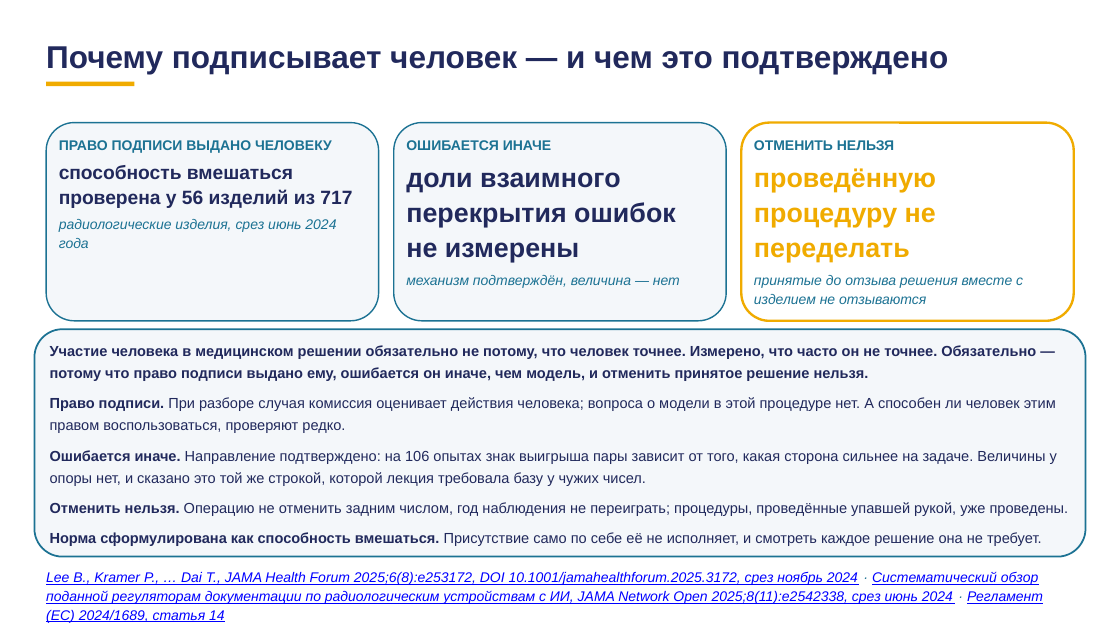
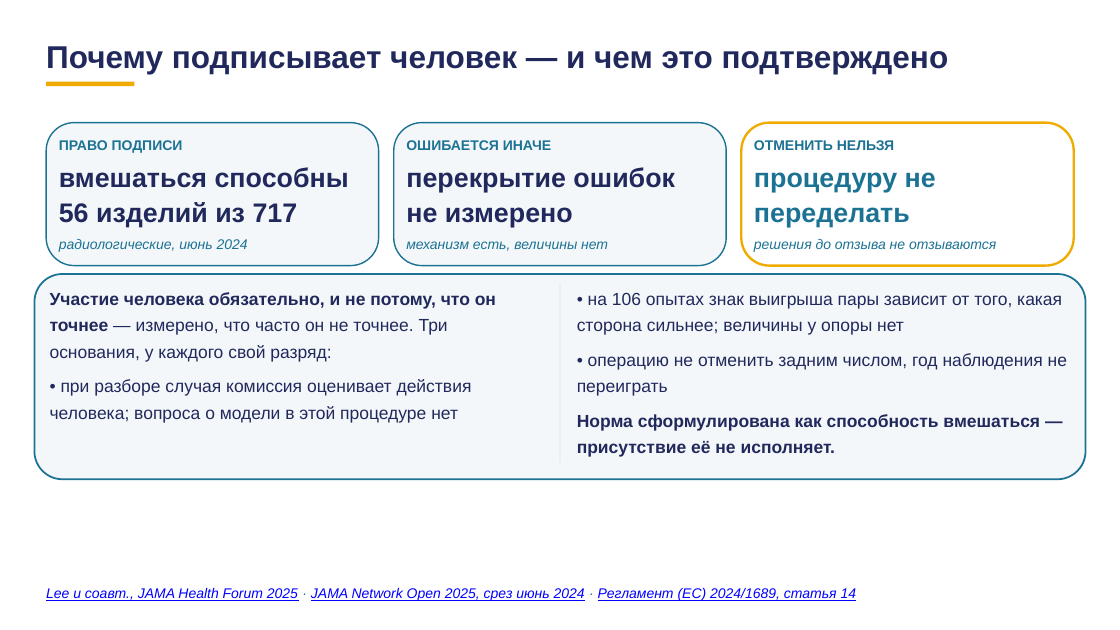
Before and after one commit to tellina-study/AI-usage-lessons, a slide deck: slide 99 of library/lectures/lec-07/rework/deck/lec-07-karkas.pptx (slide 100 before the commit). Drawn at 1120x630 pixels with LibreOffice and Linux fonts; fonts in the diff are those of the drawing. Boxes give left, top, right and bottom in pixels: in the first picture for what was removed or moved away, otherwise in the second. Text is boxed around its words. In the diff, an @@ line names an element or a change of style, - is before the commit and + after.

```diff
--- a/library/lectures/lec-07/rework/deck/lec-07-karkas.pptx
+++ b/library/lectures/lec-07/rework/deck/lec-07-karkas.pptx
@@ rounded rectangle: place and size @@
-rounded rectangle at <box>46,123,379,321</box>
+rounded rectangle at <box>46,123,379,266</box>
@@ text at <box>59,140,183,153</box>: text changed @@
-ПРАВО ПОДПИСИ ВЫДАНО ЧЕЛОВЕКУ
+ПРАВО ПОДПИСИ
@@ rounded rectangle: place and size @@
-rounded rectangle at <box>394,123,727,321</box>
+rounded rectangle at <box>394,123,727,266</box>
@@ rounded rectangle: place and size @@
-rounded rectangle at <box>742,123,1075,321</box>
+rounded rectangle at <box>742,123,1075,266</box>
@@ text at <box>59,167,349,227</box>: text changed; size 16.5 to 23 pt @@
-способность вмешаться проверена у 56 изделий из 717
+вмешаться способны 56 изделий из 717
@@ text at <box>406,167,675,227</box>: text changed @@
-доли взаимного перекрытия ошибок не измерены
+перекрытие ошибок не измерено
@@ text at <box>754,172,936,227</box>: text changed; text colour #F0AB00 to #1C7293 @@
-проведённую процедуру не переделать
+процедуру не переделать
@@ text at <box>59,239,248,252</box>: text changed @@
-радиологические изделия, срез июнь 2024 года
+радиологические, июнь 2024
@@ text at <box>754,239,996,252</box>: text changed @@
-принятые до отзыва решения вместе с изделием не отзываются
+решения до отзыва не отзываются
@@ text at <box>406,241,608,251</box>: text changed @@
-механизм подтверждён, величина — нет
+механизм есть, величины нет
@@ proportions changed in 4 elements at <box>46,123,379,266</box>, <box>394,123,727,266</box>, <box>742,123,1075,266</box>, <box>34,274,1086,479</box> @@
@@ rounded rectangle: place and size @@
-rounded rectangle at <box>34,329,1086,557</box>
+rounded rectangle at <box>34,274,1086,479</box>
@@ text at <box>50,292,496,423</box>: text changed; size 12.5 to 15 pt @@
-Участие человека в медицинском решении обязательно не потому, что человек точнее. Измерено, что часто он не точнее. Обязательно — потому что право подписи выдано ему, ошибается он иначе, чем модель, и отменить принятое решение нельзя.
-Право подписи. При разборе случая комиссия оценивает действия человека; вопроса о модели в этой процедуре нет. А способен ли человек этим правом воспользоваться, проверяют редко.
-Ошибается иначе. Направление подтверждено: на 106 опытах знак выигрыша пары зависит от того, какая сторона сильнее на задаче. Величины у опоры нет, и сказано это той же строкой, которой лекция требовала базу у чужих чисел.
-Отменить нельзя. Операцию не отменить задним числом, год наблюдения не переиграть; процедуры, проведённые упавшей рукой, уже проведены.
-Норма сформулирована как способность вмешаться. Присутствие само по себе её не исполняет, и смотреть каждое решение она не требует.
+Участие человека обязательно, и не потому, что он точнее — измерено, что часто он не точнее. Три основания, у каждого свой разряд:
+• при разборе случая комиссия оценивает действия человека; вопроса о модели в этой процедуре нет
@@ rectangle added at <box>560,282,560,462</box>, fill #D9E2EC @@
@@ text added at <box>577,292,1067,457</box>, 15 pt, text #21295C @@
+• на 106 опытах знак выигрыша пары зависит от того, какая сторона сильнее; величины у опоры нет
+• операцию не отменить задним числом, год наблюдения не переиграть
+Норма сформулирована как способность вмешаться — присутствие её не исполняет.
@@ text at <box>46,588,857,601</box>: text changed @@
-Lee B., Kramer P., … Dai T., JAMA Health Forum 2025;6(8):e253172, DOI 10.1001/jamahealthforum.2025.3172, срез ноябрь 2024 · Систематический обзор поданной регуляторам документации по радиологическим устройствам с ИИ, JAMA Network Open 2025;8(11):e2542338, срез июнь 2024 · Регламент (ЕС) 2024/1689, статья 14
+Lee и соавт., JAMA Health Forum 2025 · JAMA Network Open 2025, срез июнь 2024 · Регламент (ЕС) 2024/1689, статья 14
```
Also in this commit, not shown: 77 other slides changed, 23 slides added, 24 slides removed, 1 other file.
